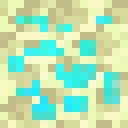
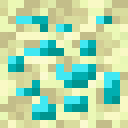
Revision of a layered 128px x 128px image; what changed, layer by layer:
painted on "ore" over [8, 16, 120, 120]
